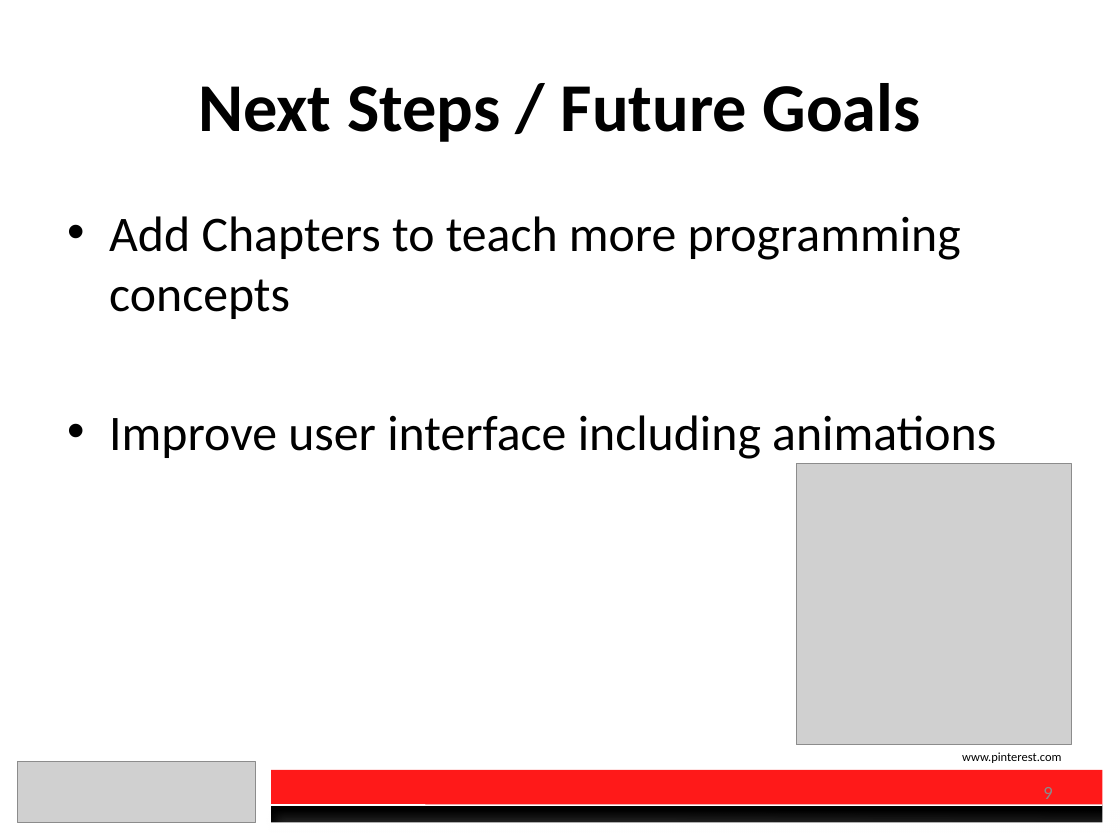
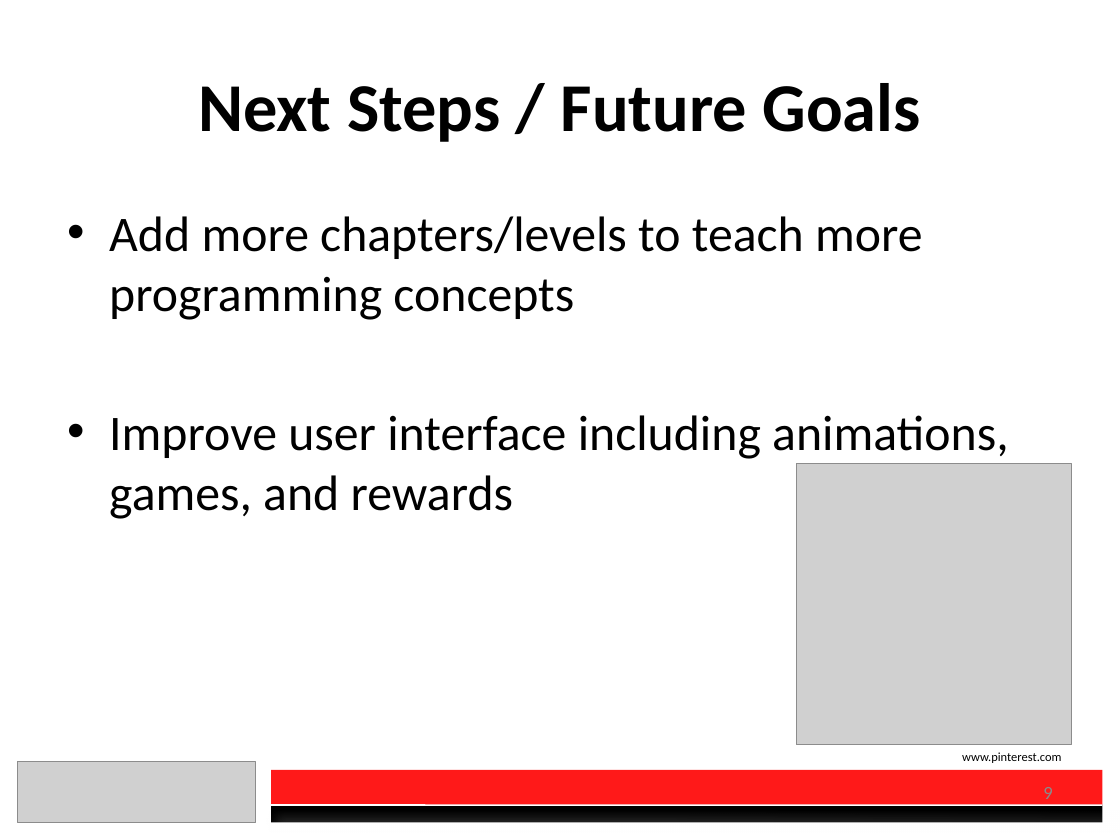
Before and after one commit to charberg/OEC2016, a slide deck: slide 9 of Presentation.pptx. Drawn at 1120x840 pixels with LibreOffice and Linux fonts; fonts in the diff are those of the drawing; grey boxes stand for pictures. Boxes give left, top, right and bottom in pixels: in the first picture for what was removed or moved away, otherwise in the second. Text is boxed around its words. In the diff, an @@ line names an element or a change of style, - is before the commit and + after.

```diff
--- a/Presentation.pptx
+++ b/Presentation.pptx
@@ text at (109, 216, 1009, 519): text changed @@
-• Add Chapters to teach more programming concepts
-• Improve user interface including animations
+• Add more chapters/levels to teach more programming concepts
+• Improve user interface including animations, games, and rewards
```
Also in this commit, not shown: 5 other slides changed, 2 other files.
